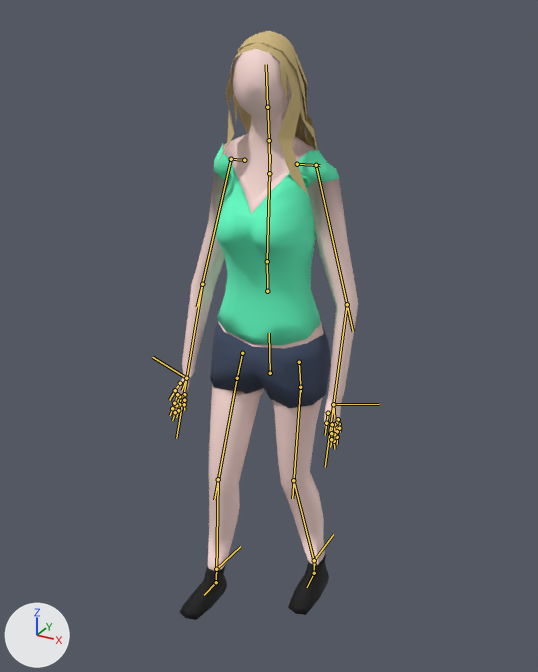
The glTF model Resources/Models/Heros/hero_A.glb as it was, and as the next commit left it.
One viewpoint serves both versions: a 50 mm camera at (0.908, -1.658, 1.691) aimed at (0.016, -0.035, 0.88). Arrows for +X, +Y and +Z are at lower left; the lights stay in place. The older version comes first. Both versions are drawn at frame 22 of the action 'Walk'; the numbers are the values there. The bones that change, and the others that lie on the model, are drawn over the model as lines.

The first picture shows 'Body'.
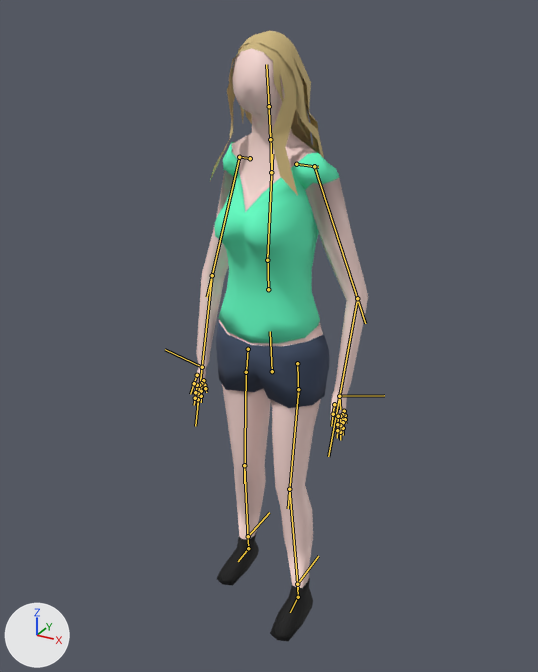
What differs and where, as boxes [x1, y1, x2, y2] in the pictures (538 x 672 px):
'Body', posed (7% narrower): before [169, 31, 358, 620]; after [192, 30, 368, 641]
bone 'Hip', root to tip: before (270, 373) to (269, 333); after (272, 371) to (270, 331)
bone 'UpperArm.L', root to tip: before (316, 165) to (353, 331); after (314, 166) to (365, 323)
bone 'LowerArm.L', root to tip: before (347, 304) to (325, 467); after (357, 298) to (328, 456)
bone 'UpperArm.R', root to tip: before (231, 159) to (197, 307); after (239, 157) to (207, 297)
bone 'LowerArm.R', root to tip: before (202, 284) to (176, 438); after (212, 275) to (195, 426)
bone 'Hip.L', root to tip: before (299, 362) to (301, 392); after (297, 363) to (298, 394)
bone 'UpperLeg.L', root to tip: before (300, 387) to (292, 498); after (298, 389) to (288, 508)
bone 'LowerLeg.L', root to tip: before (293, 480) to (315, 565); after (289, 489) to (298, 589)
bone 'Hip.R', root to tip: before (242, 353) to (236, 383); after (248, 349) to (246, 377)
bone 'LowerLeg.R', root to tip: before (218, 479) to (216, 573); after (244, 465) to (248, 540)
bone 'HeelIK.L', root to tip: before (314, 560) to (333, 534); after (297, 584) to (318, 556)
bone 'WristIK.L', root to tip: before (333, 404) to (379, 404); after (339, 396) to (384, 395)
bone 'HeelIK.R', root to tip: before (216, 569) to (240, 546); after (248, 536) to (269, 512)
bone 'WristIK.R', root to tip: before (186, 378) to (152, 357); after (202, 367) to (165, 349)

The change in detail:
Bone 'Hip' (bone_hip) moves from (0.0, -0.008, 0.032) to (0.0, -0.009, 0.019).
Bone 'Hip' (bone_hip) turns from (0, 7, -1) to (0, -5, 0) degrees about its own x, y and z.
Bone 'UpperArm.L' (bone_upperarm_l) turns from (15, 68, -56) to (-11, 56, -78) degrees about its own x, y and z.
Bone 'LowerArm.L' (bone_lowerarm_l) turns from (9, 0, 4) to (17, -1, 7) degrees about its own x, y and z.
Bone 'UpperArm.R' (bone_upperarm_r) turns from (6, -50, 66) to (9, -68, 60) degrees about its own x, y and z.
Bone 'LowerArm.R' (bone_lowerarm_r) turns from (12, 1, -5) to (15, 1, -6) degrees about its own x, y and z.
Bone 'Hip.L' (bone_hip_l) turns from (-2, -6, -6) to (-8, -25, -4) degrees about its own x, y and z.
Bone 'UpperLeg.L' (bone_upperleg_l) turns from (-1, 0, 2) to (0, 0, 1) degrees about its own x, y and z.
Bone 'LowerLeg.L' (bone_lowerleg_l) turns from (8, 0, -7) to (3, 0, -2) degrees about its own x, y and z.
Bone 'Hip.R' (bone_hip_r) turns from (-19, 38, -3) to (-3, 10, 5) degrees about its own x, y and z.
Bone 'LowerLeg.R' (bone_lowerleg_r) turns from (11, -1, 9) to (9, -1, 7) degrees about its own x, y and z.
Bone 'HeelIK.L' (bone_heelik_l) moves from (0.1, 0.0, -0.001) to (0.1, -0.139, -0.007).
Bone 'WristIK.L' (bone_wristik_l) moves from (-0.625, -0.73, 0.138) to (-0.633, -0.722, 0.091).
Bone 'HeelIK.R' (bone_heelik_r) moves from (-0.086, -0.234, 0.015) to (-0.086, 0.0, -0.001).
Bone 'HeelIK.R' (bone_heelik_r) turns from (-8, 0, 0) to (0, 0, 0) degrees about its own x, y and z.
Bone 'WristIK.R' (bone_wristik_r) moves from (0.617, -0.72, 0.227) to (0.632, -0.72, 0.132).
Bone 'WristIK.R' (bone_wristik_r) turns from (-16, 26, 71) to (-9, 8, 78) degrees about its own x, y and z.
